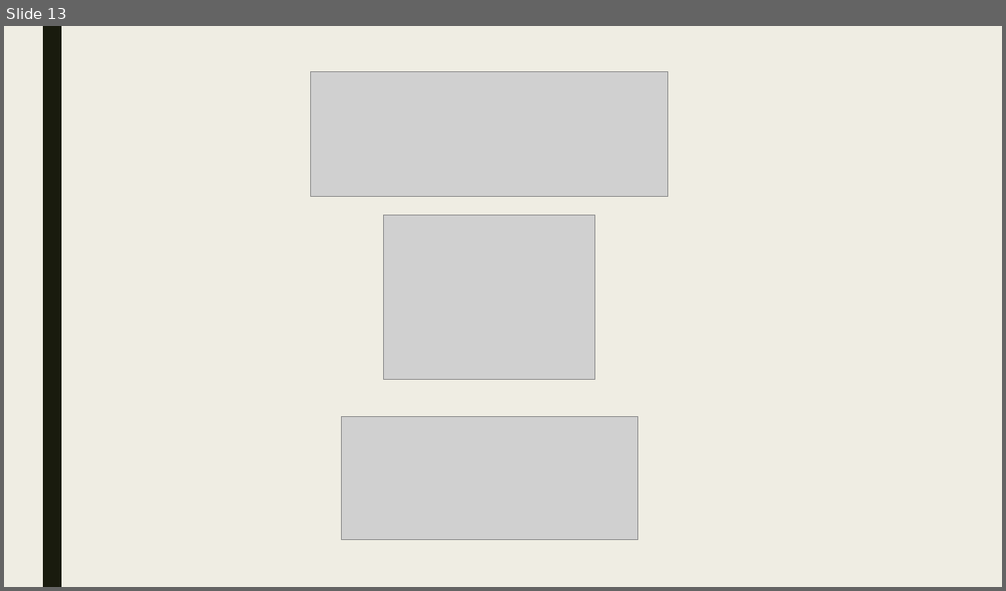
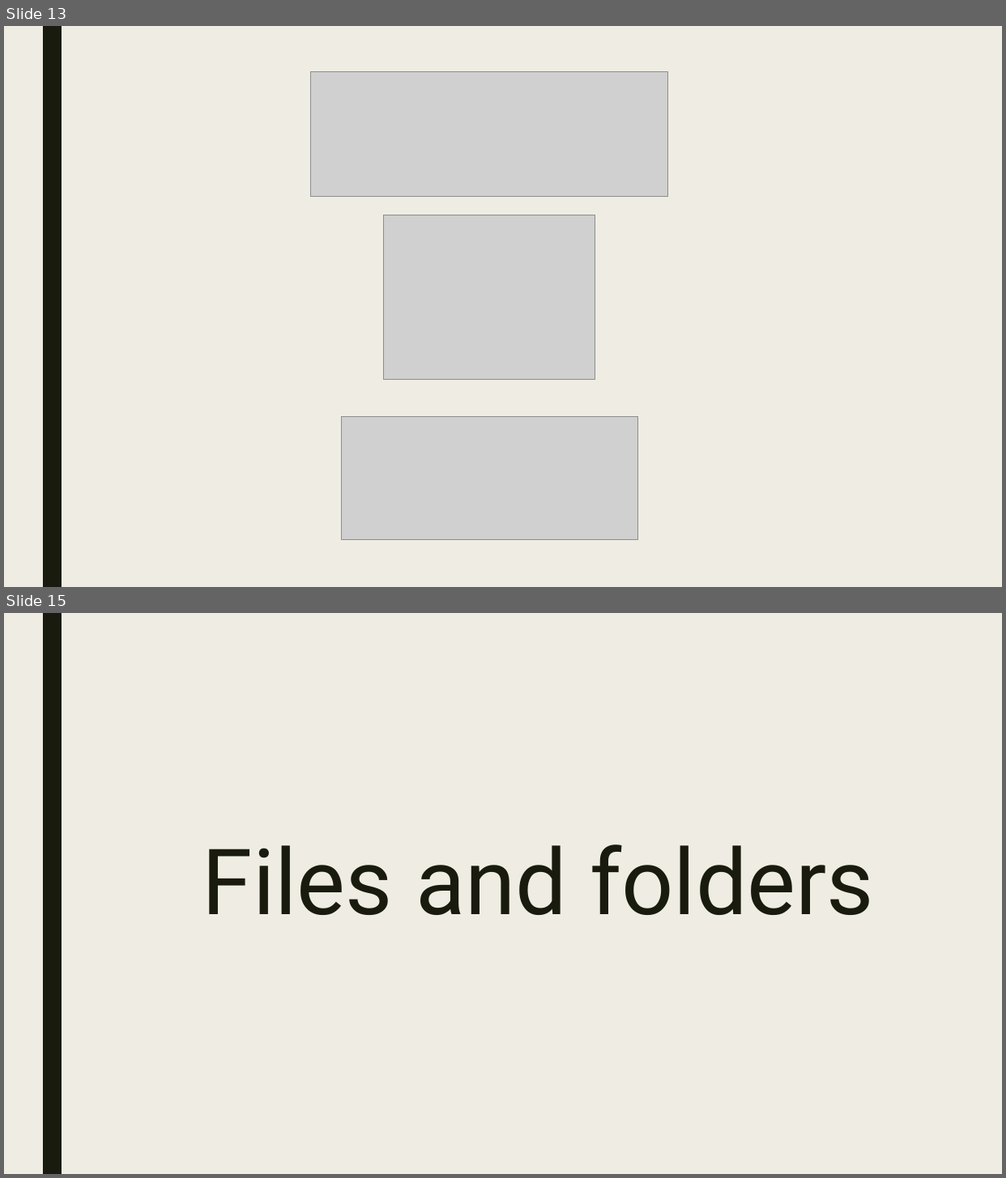
Before and after one commit to AugustT/reproducibility_masterclass, a slide deck: A Masterclass in Reproducibility.odp. Shown one above the other, each under a label of ours: slide 13 before the commit, slides 13 and 15 after it; the slides between them are not shown. The pictures are 1006x591 and 1006x1178 pixels, drawn with LibreOffice and Linux fonts; fonts in the diff are those of the drawing; grey boxes stand for pictures. Boxes give left, top, right and bottom in pixels: in the first picture for what was removed or moved away, otherwise in the second. Text is boxed around its words. In the diff, an @@ line names an element or a change of style, - is before the commit and + after.

Commit message:
Add to the introduction session and the files and folders session

```diff
--- a/A Masterclass in Reproducibility.odp
+++ b/A Masterclass in Reproducibility.odp
@@ slide 15 added at bbox=[4, 613, 1002, 1174], background #EFEDE3; not listed: 1 template element that a slide beside it also shows @@
@@ title added at bbox=[202, 845, 874, 915], 88 pt, text #191B0E @@
+Files and folders
```
Also in this commit, not shown: 1 slide changed, 2 other slides added, 15 other files.
